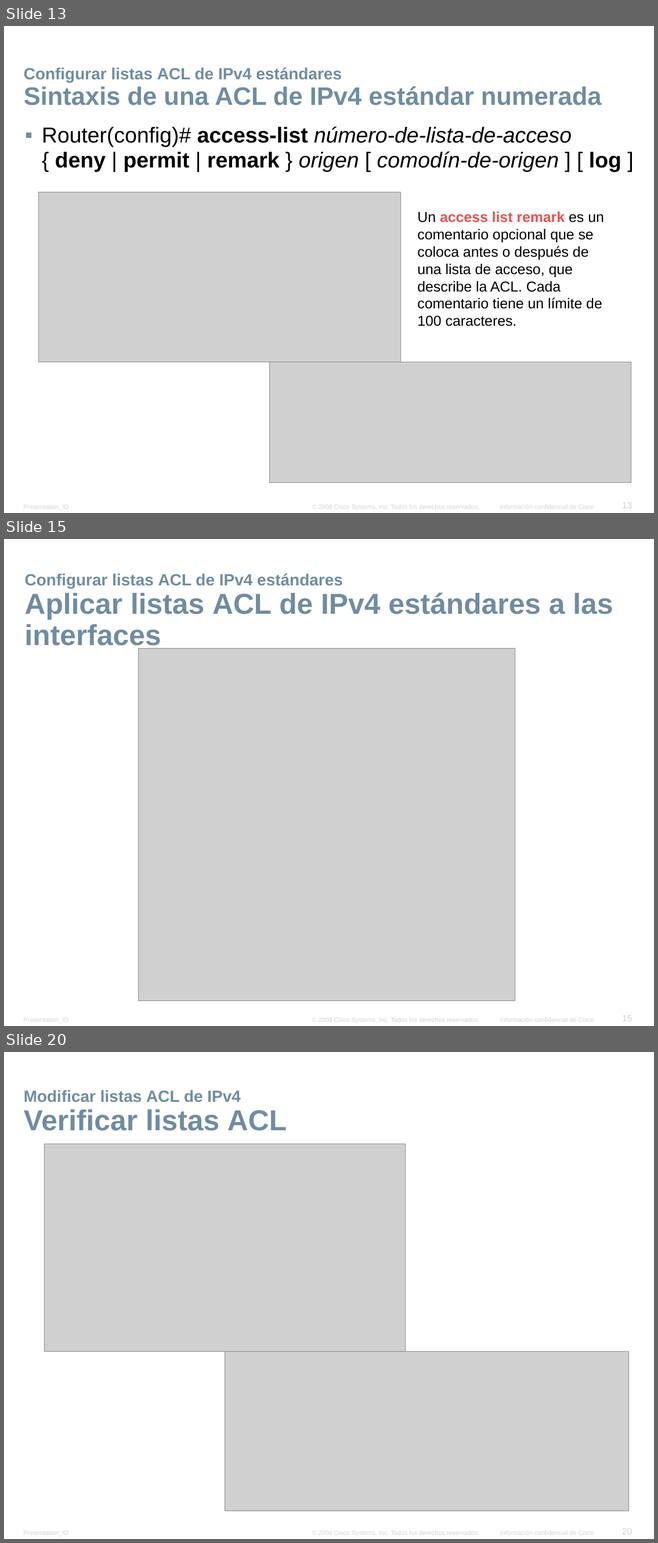
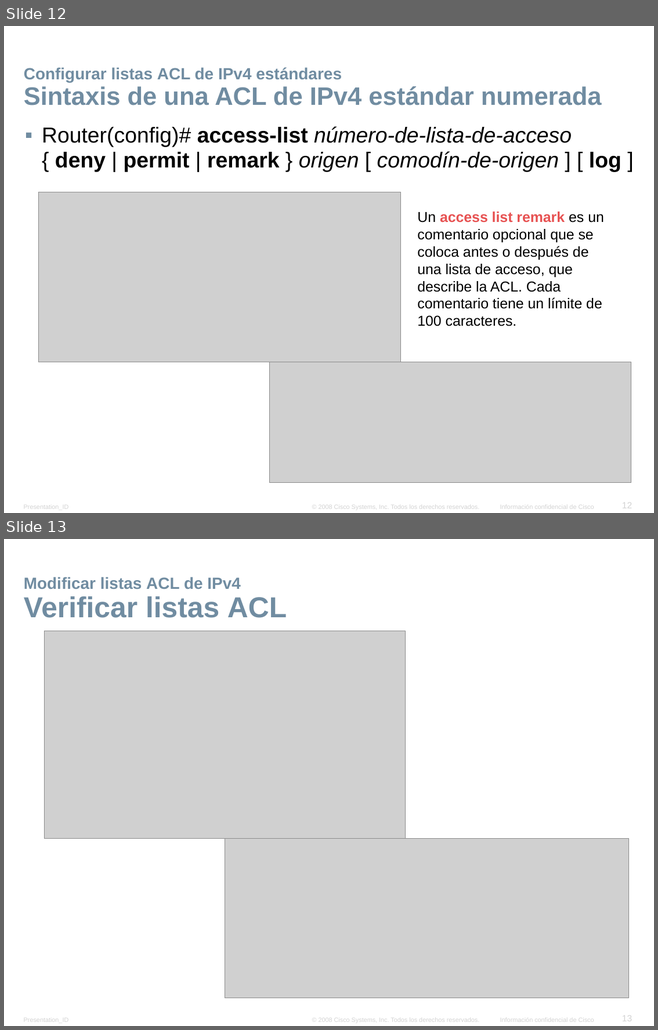
Before and after one commit to lizetheP/WAN, a slide deck: Calendario2025/Presentaciones/11_2_ACLs.pptx. Shown one above the other, each under a label of ours: slides 13, 15 and 20 before the commit, slides 12 and 13 after it; the slides between them are not shown. The pictures are 658x1543 and 658x1030 pixels, drawn with LibreOffice and Linux fonts; fonts in the diff are those of the drawing; grey boxes stand for pictures; background and template pictures are left out. Boxes give left, top, right and bottom in pixels: in the first picture for what was removed or moved away, otherwise in the second. Text is boxed around its words. In the diff, an @@ line names an element or a change of style, - is before the commit and + after.

```diff
--- a/Calendario2025/Presentaciones/11_2_ACLs.pptx
+++ b/Calendario2025/Presentaciones/11_2_ACLs.pptx
@@ slide 15 removed at (4,539,654,1026), background #FFFFFF; not listed: 4 template elements that a slide beside it also shows @@
@@ title removed at (25,573,612,652) @@
-Configurar listas ACL de IPv4 estándares
-Aplicar listas ACL de IPv4 estándares a las interfaces
@@ picture removed at (139,648,515,1001) @@
@@ what was slide 13 is now slide 12 @@
@@ page number at (622,503,632,509): text changed @@
-13
+12
@@ what was slide 20 is now slide 13 @@
@@ page number at (622,1016,632,1022): text changed @@
-20
+13
```
Also in this commit, not shown: 6 other slides removed, 47 other files.
